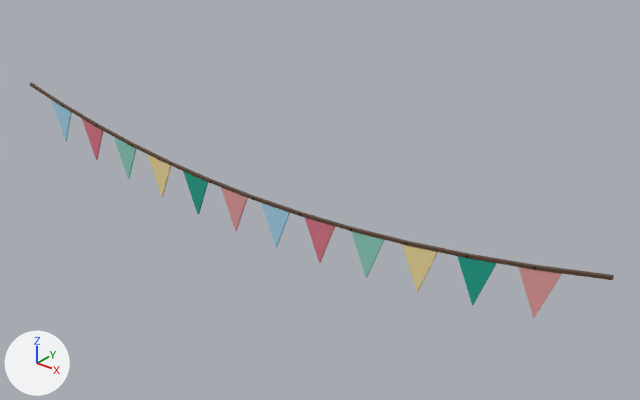
One commit to the glTF model assets/cat-cafe/exports/CatCafe_Square_Bunting.glb: the scene before it, then after it.
Camera for both pictures: a 50 mm lens placed at (12.71, -13.48, 17.49), pointed at (1.18, 0.93, 8.56). The lights are fixed; the arrows at lower left show +X, +Y and +Z. The picture after the commit comes second. Vertices at exactly the same position are counted once.

In view in the first picture: 'CatCafe_Square_Bunting', 'CatCafe_Square_Bunting_Flag01_Pennant', 'CatCafe_Square_Bunting_Flag02_Pennant', 'CatCafe_Square_Bunting_Flag03_Pennant', 'CatCafe_Square_Bunting_Flag04_Pennant', 'CatCafe_Square_Bunting_Flag05_Pennant', 'CatCafe_Square_Bunting_Flag06_Pennant', 'CatCafe_Square_Bunting_Flag07_Pennant', 'CatCafe_Square_Bunting_Flag08_Pennant', 'CatCafe_Square_Bunting_Flag09_Pennant', 'CatCafe_Square_Bunting_Flag10_Pennant', 'CatCafe_Square_Bunting_Flag11_Pennant', 'CatCafe_Square_Bunting_Flag12_Pennant'.
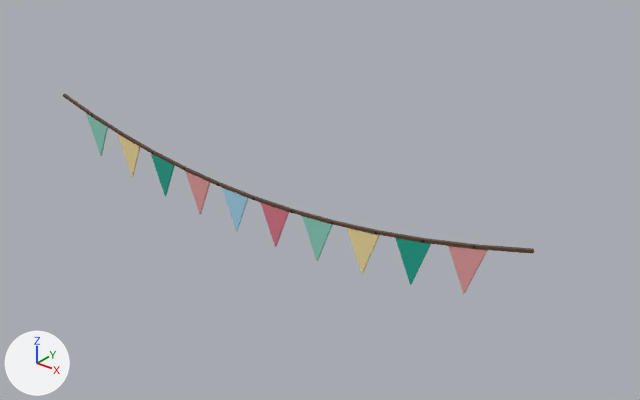
Location of each change, (x1, y1, x2, y2) in pixels of the pictures (640 x 400 px):
'CatCafe_Square_Bunting', rescaled (19% narrower, 19% shorter)
    before: (30, 83, 614, 280)
    after: (63, 94, 534, 254)
'CatCafe_Square_Bunting_Flag01_Pennant', moved
    before: (518, 267, 562, 318)
    after: (449, 246, 488, 294)
'CatCafe_Square_Bunting_Flag02_Pennant', moved
    before: (457, 256, 497, 306)
    after: (395, 238, 431, 285)
'CatCafe_Square_Bunting_Flag03_Pennant', moved
    before: (402, 244, 438, 292)
    after: (347, 228, 380, 274)
'CatCafe_Square_Bunting_Flag04_Pennant', moved
    before: (351, 231, 384, 278)
    after: (302, 216, 333, 261)
'CatCafe_Square_Bunting_Flag05_Pennant', moved
    before: (305, 218, 335, 263)
    after: (261, 203, 289, 247)
'CatCafe_Square_Bunting_Flag06_Pennant', moved
    before: (262, 203, 290, 247)
    after: (222, 188, 248, 232)
'CatCafe_Square_Bunting_Flag07_Pennant', moved
    before: (221, 187, 248, 231)
    after: (185, 171, 211, 214)
'CatCafe_Square_Bunting_Flag08_Pennant', moved
    before: (183, 171, 208, 214)
    after: (151, 153, 175, 196)
'CatCafe_Square_Bunting_Flag09_Pennant', moved
    before: (148, 155, 171, 197)
    after: (117, 133, 141, 177)
'CatCafe_Square_Bunting_Flag10_Pennant', moved
    before: (114, 137, 136, 179)
    after: (86, 113, 108, 156)
'CatCafe_Square_Bunting_Flag11_Pennant', deleted
    before: (82, 119, 103, 160)
'CatCafe_Square_Bunting_Flag12_Pennant', deleted
    before: (51, 100, 72, 141)

The change in detail:
me_catcafe_square_bunting is used by ob_catcafe_square_bunting; location (0.0, 0.0, 0.0).
me_catcafe_square_bunting had 96 vertices, 144 faces and spanned x -8.4..8.4, y 0.0, z 8.6..9.6.
me_catcafe_square_bunting now has 96 vertices, 144 faces and spans x -6.9..6.9, y 0.0, z 8.6..9.6.
me_catcafe_square_bunting part 1: the whole mesh is scaled about its middle by (0.821, 1, 1).
Object 'CatCafe_Square_Bunting_Flag01_Pennant' (ob_catcafe_square_bunting_flag01_pennant) moves from (7.08, 0.0, 9.29) to (5.58, 0.0, 9.23).
Object 'CatCafe_Square_Bunting_Flag02_Pennant' (ob_catcafe_square_bunting_flag02_pennant) moves from (5.79, 0.0, 9.05) to (4.34, 0.0, 8.97).
Object 'CatCafe_Square_Bunting_Flag03_Pennant' (ob_catcafe_square_bunting_flag03_pennant) moves from (4.5, 0.0, 8.86) to (3.1, 0.0, 8.78).
Object 'CatCafe_Square_Bunting_Flag04_Pennant' (ob_catcafe_square_bunting_flag04_pennant) moves from (3.22, 0.0, 8.72) to (1.86, 0.0, 8.65).
Object 'CatCafe_Square_Bunting_Flag05_Pennant' (ob_catcafe_square_bunting_flag05_pennant) moves from (1.93, 0.0, 8.63) to (0.62, 0.0, 8.58).
Object 'CatCafe_Square_Bunting_Flag06_Pennant' (ob_catcafe_square_bunting_flag06_pennant) moves from (0.64, 0.0, 8.58) to (-0.62, 0.0, 8.58).
Object 'CatCafe_Square_Bunting_Flag07_Pennant' (ob_catcafe_square_bunting_flag07_pennant) moves from (-0.64, 0.0, 8.58) to (-1.86, 0.0, 8.65).
Object 'CatCafe_Square_Bunting_Flag08_Pennant' (ob_catcafe_square_bunting_flag08_pennant) moves from (-1.93, 0.0, 8.63) to (-3.1, 0.0, 8.78).
Object 'CatCafe_Square_Bunting_Flag09_Pennant' (ob_catcafe_square_bunting_flag09_pennant) moves from (-3.22, 0.0, 8.72) to (-4.34, 0.0, 8.97).
Object 'CatCafe_Square_Bunting_Flag10_Pennant' (ob_catcafe_square_bunting_flag10_pennant) moves from (-4.5, 0.0, 8.86) to (-5.58, 0.0, 9.23).
Object 'CatCafe_Square_Bunting_Flag11_Pennant' (ob_catcafe_square_bunting_flag11_pennant) is deleted.
Object 'CatCafe_Square_Bunting_Flag12_Pennant' (ob_catcafe_square_bunting_flag12_pennant) is deleted.
